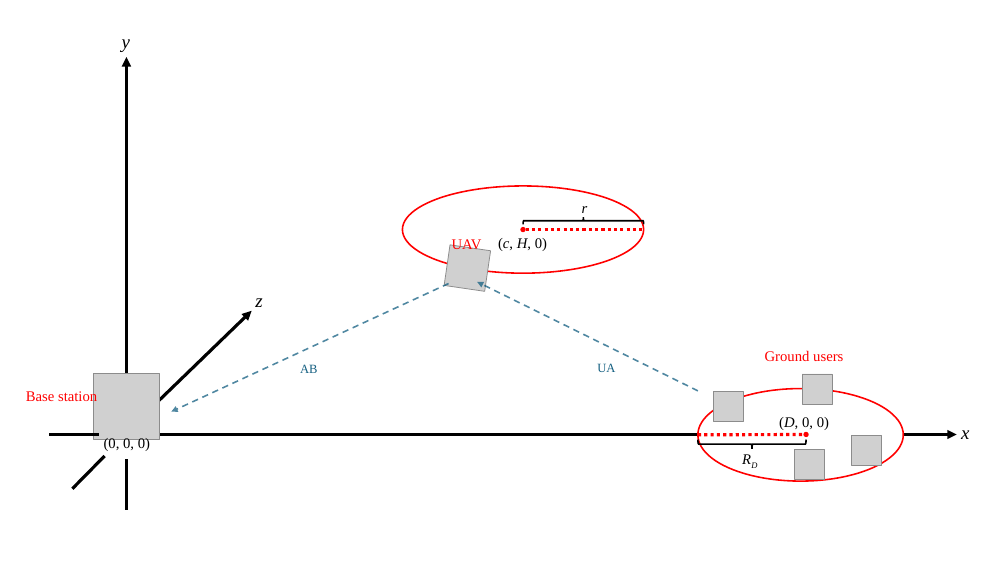
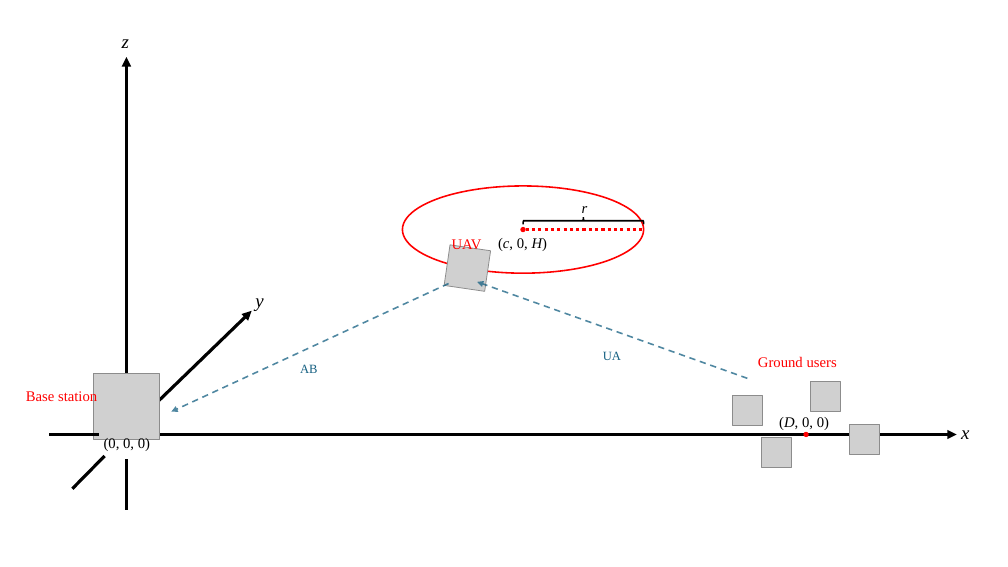
Before and after one commit to danielbonkowsky/uav-optimization, a slide deck: slide 2 of system-model.pptx. Drawn at 1008x567 pixels with LibreOffice and Linux fonts; fonts in the diff are those of the drawing; grey boxes stand for pictures. Boxes give left, top, right and bottom in pixels: in the first picture for what was removed or moved away, otherwise in the second. Text is boxed around its words. In the diff, an @@ line names an element or a change of style, - is before the commit and + after.

Commit message:
Modified system model

```diff
--- a/system-model.pptx
+++ b/system-model.pptx
@@ text at box(122, 39, 129, 48): text changed @@
-y
+z
@@ text at box(498, 238, 548, 251): text changed @@
-(c, H, 0)
+(c, 0, H)
@@ text at box(255, 298, 263, 311): text changed @@
-z
+y
@@ arrow moved from (698, 391) - (477, 282) to (748, 378) - (477, 282) @@
@@ text "UA": place and size @@
-text "UA" at box(597, 363, 615, 372)
+text "UA" at box(603, 351, 621, 360)
@@ text "Ground users": place and size @@
-text "Ground users" at box(765, 350, 843, 361)
+text "Ground users" at box(758, 356, 837, 367)
@@ ellipse removed at box(698, 389, 904, 481) @@
@@ picture: place and size @@
-picture at box(802, 374, 833, 405)
+picture at box(811, 381, 841, 411)
@@ picture: place and size @@
-picture at box(713, 392, 743, 422)
+picture at box(733, 396, 763, 426)
@@ left brace removed at box(698, 440, 806, 449) @@
@@ line removed from (698, 435) to (804, 435) @@
@@ text removed at box(735, 446, 769, 472) @@
-RD
@@ picture: place and size @@
-picture at box(795, 449, 825, 479)
+picture at box(761, 437, 792, 467)
@@ picture: place and size @@
-picture at box(852, 436, 882, 466)
+picture at box(850, 424, 880, 454)
```
